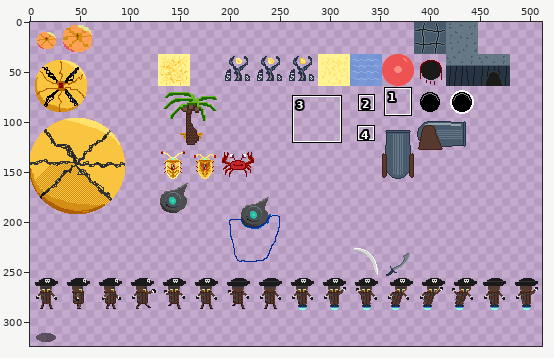
Two states of a sprite sheet, sprites/WaveStrong.png. Above, an overview of the earlier version with the close-up marked.
Close-up. Before:
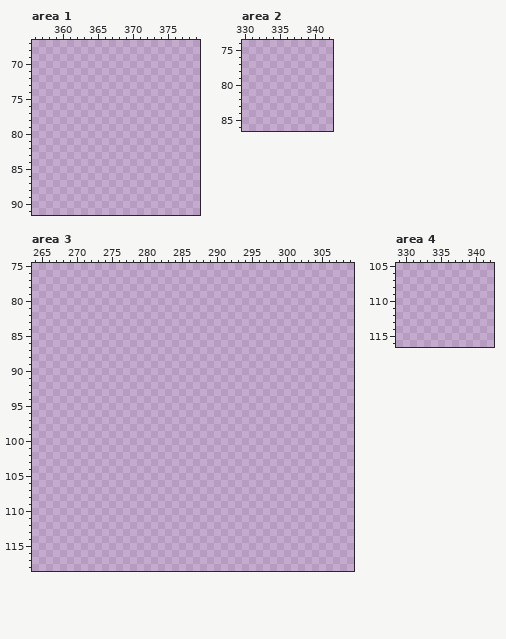
The file is 512x512 pixels. Colours within 5 levels of each other are drawn and written as one. Shown: area 1: x 356..379, y 67..91; area 2: x 330..342, y 74..86; area 3: x 264..309, y 75..118; area 4: x 329..342, y 105..116. The wide view leaves out empty margins. The commit also changed other parts of the picture, which this record leaves out.
After the commit:
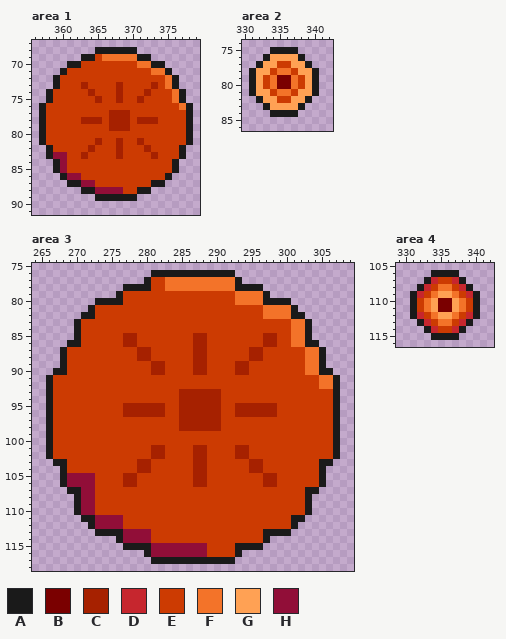
Palette (. is transparent): A #1a1a1a  B #7a0000  C #a62100  D #c6262e  E #cc3b02  F #f37329  G #ffa154  H #910e38
Difference:
Changed rows in their new state; - is an unchanged pixel.
Area 1:
first column x 357:
68 --------AAAAAA--------
69 ------AAEFFFFFAA------
70 ----AAEEEEEEEEFFAA----
71 ---AEEEEEEEEEEEEFFA---
72 --AEEEEEEEEEEEEEEEFA--
73 --AEEECEEEECEEEECEFA--
74 -AEEEEECEEECEEECEEEFA-
75 -AEEEEEECEECEECEEEEFA-
76 AEEEEEEEEEEEEEEEEEEEFA
77 AEEEEEEEEECCCEEEEEEEEA
78 AEEEEECCCECCCECCCEEEEA
79 AEEEEEEEEECCCEEEEEEEEA
80 AEEEEEEEEEEEEEEEEEEEEA
81 AEEEEEEECEECEECEEEEEEA
82 -AEEEEECEEECEEECEEEEA-
83 -AHHEECEEEECEEEECEEEA-
84 --AHEEEEEEEEEEEEEEEA--
85 --AHEEEEEEEEEEEEEEEA--
86 ---AHHEEEEEEEEEEEEA---
87 ----AAHHEEEEEEEEAA----
88 ------AAHHHHEEAA------
89 --------AAAAAA--------
Area 2:
first column x 331:
75 ---AAAA---
76 --AGGGGA--
77 -AGGEEGGA-
78 AGGEFFEGGA
79 AGEFBBFEGA
80 AGEFBBFEGA
81 AGGEFFEGGA
82 -AGGEEGGA-
83 --AGGGGA--
84 ---AAAA---
Area 3:
first column x 266:
 76 ---------------AAAAAAAAAAAA---------------
 77 --------------AEEFFFFFFFFFFA--------------
 78 -----------AAAAEEFFFFFFFFFFAAAA-----------
 79 ----------AEEEEEEEEEEEEEEEEFFFFA----------
 80 -------AAAAEEEEEEEEEEEEEEEEFFFFAAAA-------
 81 ------AEEEEEEEEEEEEEEEEEEEEEEEEFFFFA------
 82 -----AAEEEEEEEEEEEEEEEEEEEEEEEEFFFFAA-----
 83 ----AEEEEEEEEEEEEEEEEEEEEEEEEEEEEEEFFA----
 84 ----AEEEEEEEEEEEEEEEEEEEEEEEEEEEEEEFFA----
 85 ----AEEEEEECCEEEEEEEECCEEEEEEEECCEEFFA----
 86 ---AAEEEEEECCEEEEEEEECCEEEEEEEECCEEFFAA---
 87 --AEEEEEEEEEECCEEEEEECCEEEEEECCEEEEEEFFA--
 88 --AEEEEEEEEEECCEEEEEECCEEEEEECCEEEEEEFFA--
 89 --AEEEEEEEEEEEECCEEEECCEEEECCEEEEEEEEFFA--
 90 -AAEEEEEEEEEEEECCEEEECCEEEECCEEEEEEEEFFAA-
 91 AEEEEEEEEEEEEEEEEEEEEEEEEEEEEEEEEEEEEEEFFA
 92 AEEEEEEEEEEEEEEEEEEEEEEEEEEEEEEEEEEEEEEFFA
 93 AEEEEEEEEEEEEEEEEEECCCCCCEEEEEEEEEEEEEEEEA
 94 AEEEEEEEEEEEEEEEEEECCCCCCEEEEEEEEEEEEEEEEA
 95 AEEEEEEEEEECCCCCCEECCCCCCEECCCCCCEEEEEEEEA
 96 AEEEEEEEEEECCCCCCEECCCCCCEECCCCCCEEEEEEEEA
 97 AEEEEEEEEEEEEEEEEEECCCCCCEEEEEEEEEEEEEEEEA
 98 AEEEEEEEEEEEEEEEEEECCCCCCEEEEEEEEEEEEEEEEA
 99 AEEEEEEEEEEEEEEEEEEEEEEEEEEEEEEEEEEEEEEEEA
100 AEEEEEEEEEEEEEEEEEEEEEEEEEEEEEEEEEEEEEEEEA
101 AEEEEEEEEEEEEEECCEEEECCEEEECCEEEEEEEEEEEEA
102 AEEEEEEEEEEEEEECCEEEECCEEEECCEEEEEEEEEEEEA
103 -AAEEEEEEEEEECCEEEEEECCEEEEEECCEEEEEEEEAA-
104 --AEEEEEEEEEECCEEEEEECCEEEEEECCEEEEEEEEA--
105 --AHHHHEEEECCEEEEEEEECCEEEEEEEECCEEEEEEA--
106 --AHHHHEEEECCEEEEEEEECCEEEEEEEECCEEEEEEA--
107 ---AAHHEEEEEEEEEEEEEEEEEEEEEEEEEEEEEEAA---
108 ----AHHEEEEEEEEEEEEEEEEEEEEEEEEEEEEEEA----
109 ----AHHEEEEEEEEEEEEEEEEEEEEEEEEEEEEEEA----
110 ----AHHEEEEEEEEEEEEEEEEEEEEEEEEEEEEEEA----
111 -----AAHHHHEEEEEEEEEEEEEEEEEEEEEEEEAA-----
112 ------AHHHHEEEEEEEEEEEEEEEEEEEEEEEEA------
113 -------AAAAHHHHEEEEEEEEEEEEEEEEAAAA-------
114 ----------AHHHHEEEEEEEEEEEEEEEEA----------
115 -----------AAAAHHHHHHHHEEEEAAAA-----------
116 --------------AHHHHHHHHEEEEA--------------
117 ---------------AAAAAAAAAAAA---------------
Area 4:
first column x 331:
106 ---AAAA---
107 --ADEEDA--
108 -ADEFFEDA-
109 ADEFGGFEDA
110 AEFGBBGFEA
111 AEFGBBGFEA
112 ADEFGGFEDA
113 -ADEFFEDA-
114 --ADEEDA--
115 ---AAAA---
